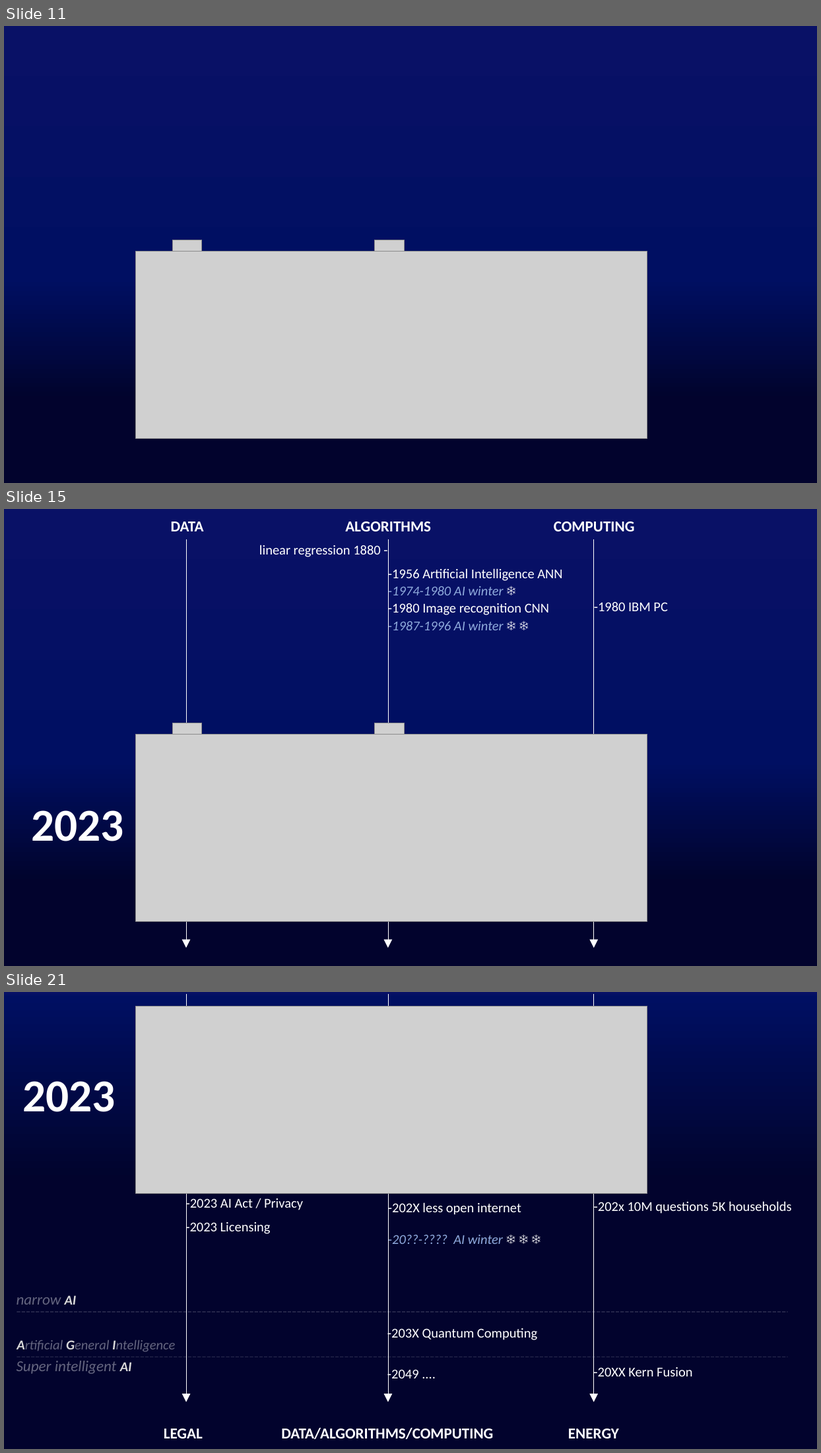
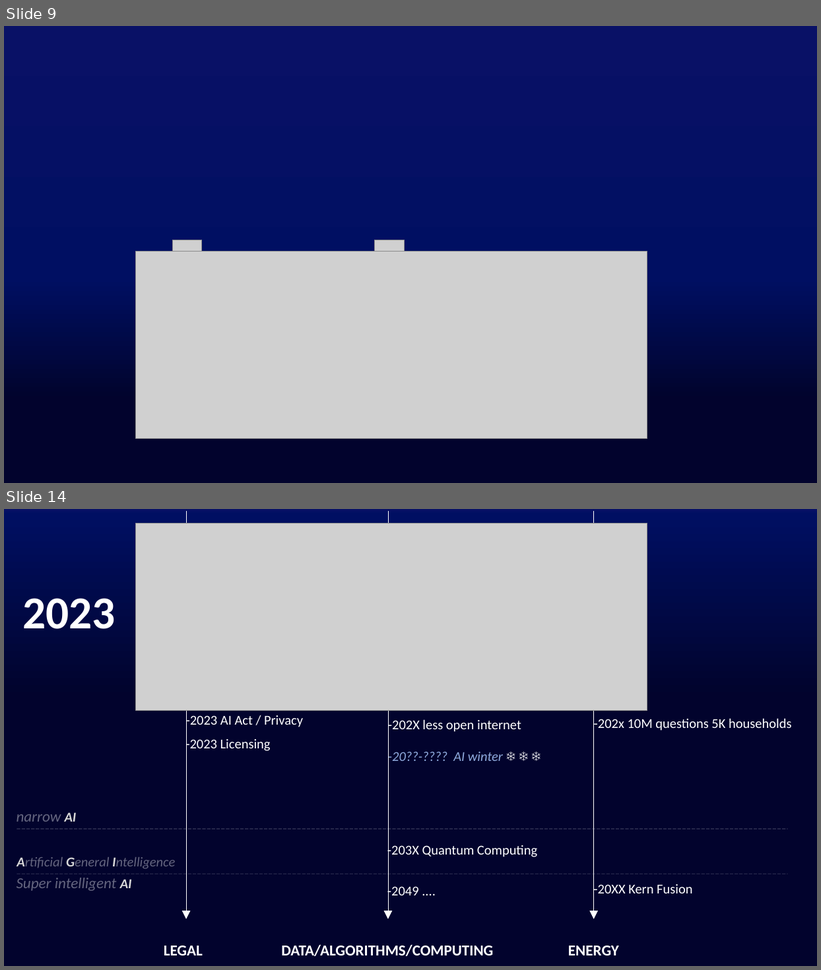
Before and after one commit to Fpadt/AI, a slide deck: pptx/pptx.pptm. Shown one above the other, each under a label of ours: slides 11, 15 and 21 before the commit, slides 9 and 14 after it; the slides between them are not shown. The pictures are 821x1453 and 821x970 pixels, drawn with LibreOffice and Linux fonts; fonts in the diff are those of the drawing; grey boxes stand for pictures. Boxes give left, top, right and bottom in pixels: in the first picture for what was removed or moved away, otherwise in the second. Text is boxed around its words. In the diff, an @@ line names an element or a change of style, - is before the commit and + after.

```diff
--- a/pptx/pptx.pptm
+++ b/pptx/pptx.pptm
@@ slide 15 removed at (4, 509, 817, 966), background gradient #02032D to #01042E to #000F62 to #091166 @@
@@ text removed at (171, 522, 204, 531) @@
-DATA
@@ text removed at (345, 522, 431, 531) @@
-ALGORITHMS
@@ text removed at (554, 522, 635, 531) @@
-COMPUTING
@@ arrow removed from (186, 539) to (186, 948) @@
@@ text removed at (259, 545, 380, 557) @@
-linear regression 1880 -
@@ arrow removed from (388, 539) to (388, 948) @@
@@ arrow removed from (594, 539) to (594, 948) @@
@@ text removed at (388, 567, 562, 582) @@
--1956 Artificial Intelligence ANN
@@ text removed at (388, 584, 504, 599) @@
--1974-1980 AI winter ❄
@@ text removed at (388, 601, 549, 617) @@
--1980 Image recognition CNN
@@ text removed at (594, 602, 668, 611) @@
--1980 IBM PC
@@ text removed at (388, 619, 504, 634) @@
--1987-1996 AI winter ❄ ❄
@@ picture removed at (172, 723, 201, 734) @@
@@ picture removed at (375, 723, 404, 734) @@
@@ picture removed at (136, 734, 648, 922) @@
@@ text removed at (32, 811, 124, 842) @@
-2023
@@ what was slide 11 is now slide 9 @@
@@ what was slide 21 is now slide 14 @@
```
Also in this commit, not shown: 10 slides changed, 11 slides added, 7 other slides removed.
